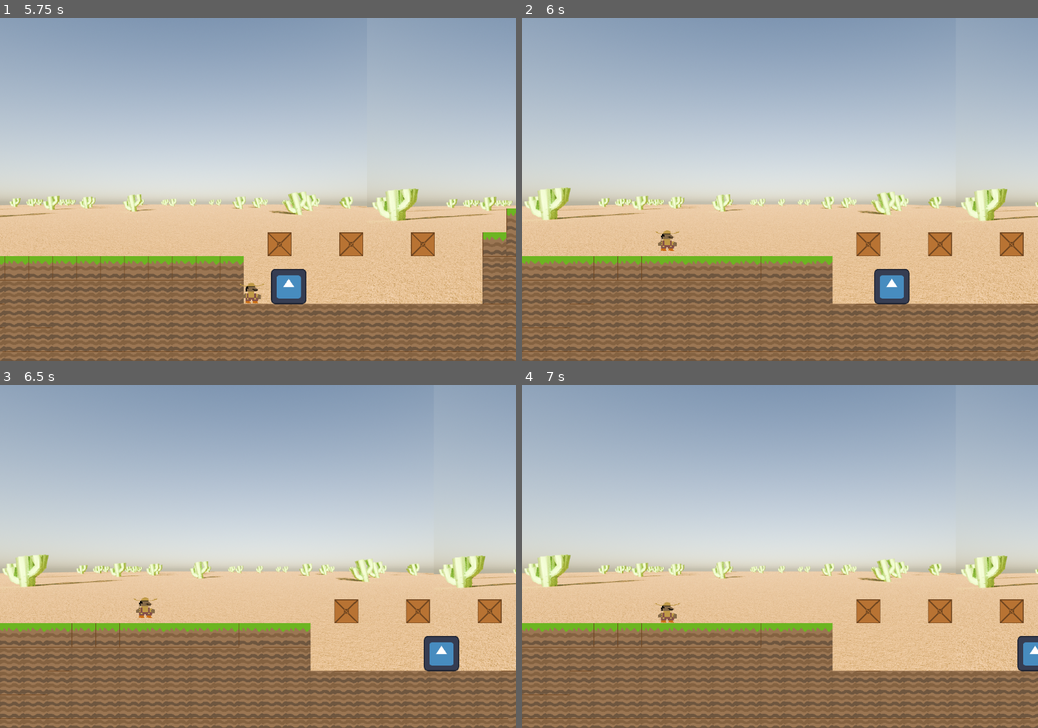
Above: before the commit, frames 1-4 (two rows, left to right).
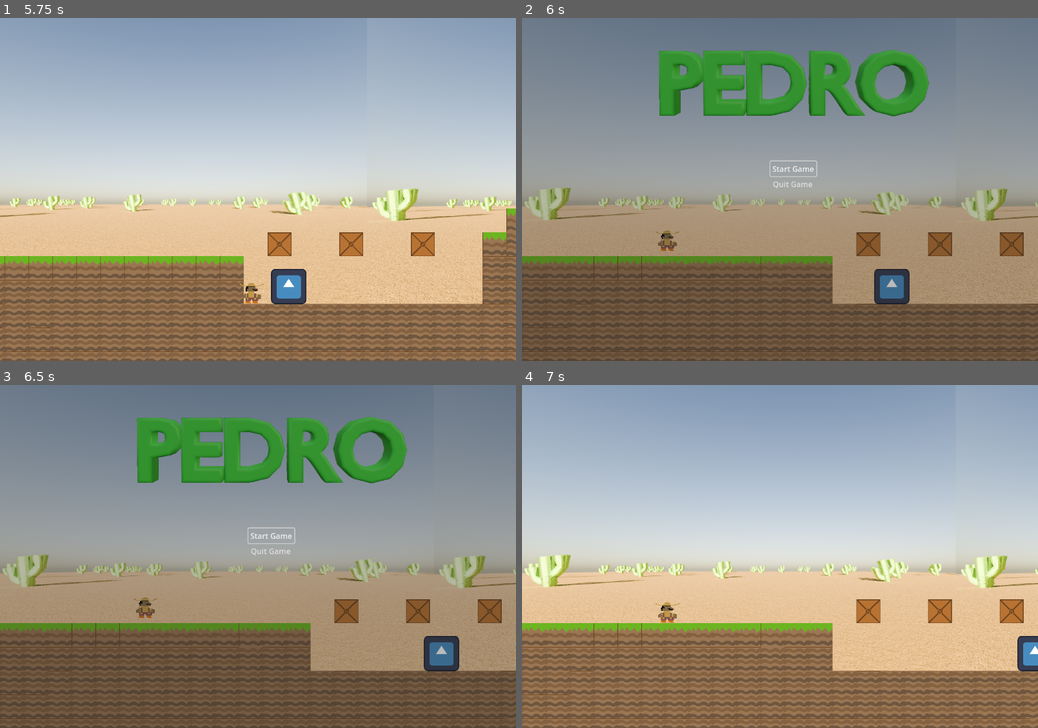
Above: after the commit, the same moments.

Repository: Burns3y/Pedro
Game: Godot game, scene res://scenes/levels/level 1.tscn
The game is run twice, just before and just after one commit, with the same random seed, the same clock (stepped at 60 frames per second) and the same inputs. The engine's default icon, where the game draws it, is replaced by a stand-in: a white triangle on a blue panel in a dark square.
Inputs (mouse positions are in pixels of both pictures, inside the frame that each line leads up to):
- Up to frame 1 (5.75 s): click "Start Game" at 0.5 s; hold Right (right) 1.28-2.78 s; tap W (jump) at 1.52, 2.27, 3.77, 4.52, 5.27 s; hold Left (left) 2.78-3.53 s; hold Right (right) 3.53-5.03 s; hold Left (left) from 5.03 s (still down)
- Up to frame 2 (6 s): release Left (left) at 5.78 s; hold Right (right) from 5.78 s (still down)
- Up to frame 3 (6.5 s): keep holding Right (right)
- Up to frame 4 (7 s): release Right (right) at 6.5 s; click (795, 535) at 6.5 s, where only the run after the commit has a clickable "Start Game"

Frame 1 is identical in both runs. In frame 2, 99% of the frame differs, in the area x 0-100%, y 0-100%; in frame 3, 99%; in frame 4, nothing differs.

Commit message:
Start screen added after Pedro dies
Changed from all of the aspects of start screen fading to just start screen node itself

Diff:
--- a/scenes/levels/Start Screen/start_screen.gd
+++ b/scenes/levels/Start Screen/start_screen.gd
@@ -12,9 +12,8 @@
 
 func _physics_process(_delta):
 	if SIGNAL == true:
-		while $Panel.modulate.a > 0:
-			$Panel.modulate.a -= 0.05
-			$start_button.modulate.a -= 0.05
-			$quit_button.modulate.a -= 0.05
-			$Logo.modulate.a -= 0.05
+		while $".".modulate.a > 0:
+			$".".modulate.a -= 0.05
 			await get_tree().create_timer(3.0).timeout
+	elif $".".modulate.a <= 0:
+		$".".modulate.a = 1
--- a/scenes/levels/level 1.gd
+++ b/scenes/levels/level 1.gd
@@ -25,3 +25,8 @@
 		guard_1_spawned = true
 		$Enemies.add_child(guard_1)
 		$Enemies/Enemy.connect("player_died", $Pedro._on_player_died)
+		$Enemies/Enemy.connect("player_died",$".". _on_player_died)
+
+
+func _on_player_died():
+	$Start_Screen.SIGNAL = false
